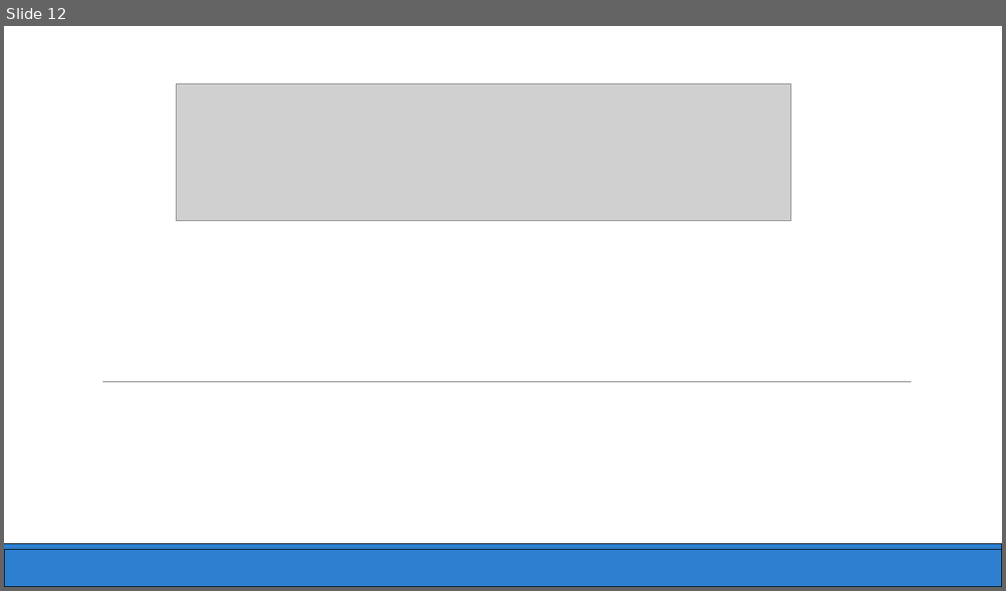
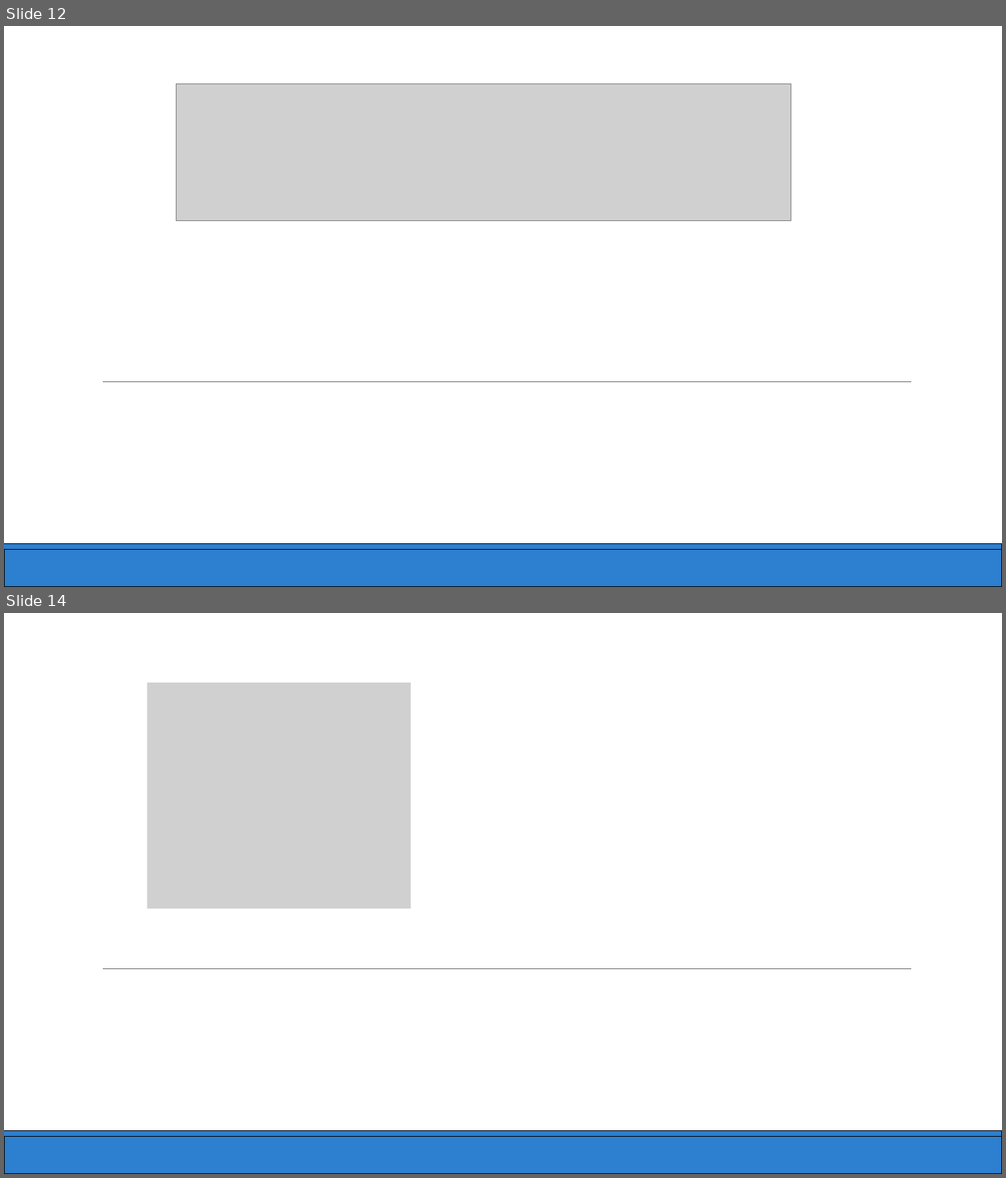
Before and after one commit to Veretyuk-AmathieuGlib/IBM-Data-Science, a slide deck: Capstone.pptx. Shown one above the other, each under a label of ours: slide 12 before the commit, slides 12 and 14 after it; the slides between them are not shown. The pictures are 1006x591 and 1006x1178 pixels, drawn with LibreOffice and Linux fonts; fonts in the diff are those of the drawing; grey boxes stand for pictures. Boxes give left, top, right and bottom in pixels: in the first picture for what was removed or moved away, otherwise in the second. Text is boxed around its words. In the diff, an @@ line names an element or a change of style, - is before the commit and + after.

```diff
--- a/Capstone.pptx
+++ b/Capstone.pptx
@@ slide 14 added at [4, 613, 1002, 1174], background #FFFFFF @@
@@ picture added at [147, 683, 411, 909] @@
@@ freeform shape added at [103, 969, 911, 969], outline #7D7D7D 0.48 pt @@
@@ freeform shape added at [4, 1137, 1002, 1174], fill #2D7FCF, outline #071420 0.75 pt @@
@@ freeform shape added at [4, 1131, 1002, 1137], fill #2D7FCF, outline #071420 0.75 pt @@
```
Also in this commit, not shown: 10 other slides added.
